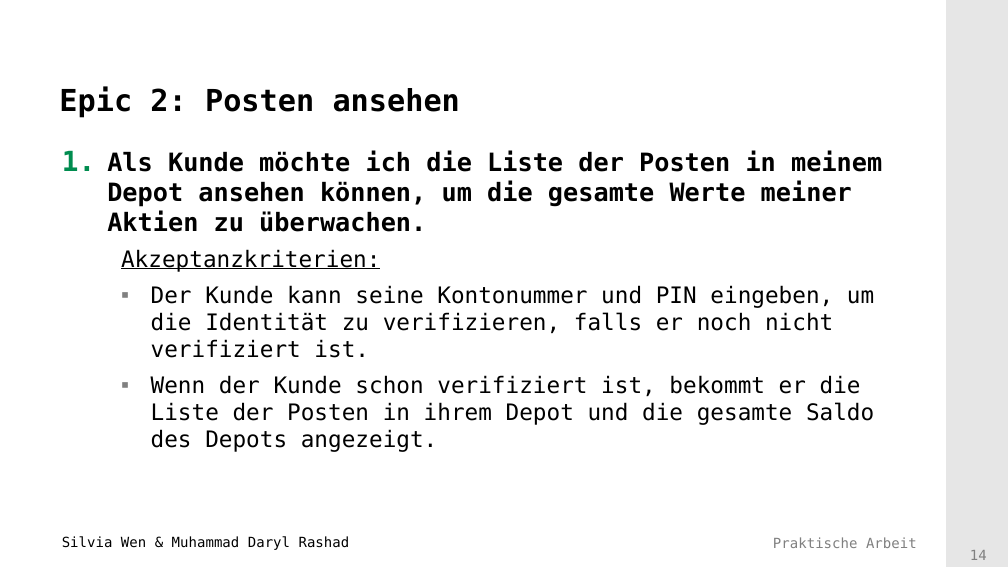
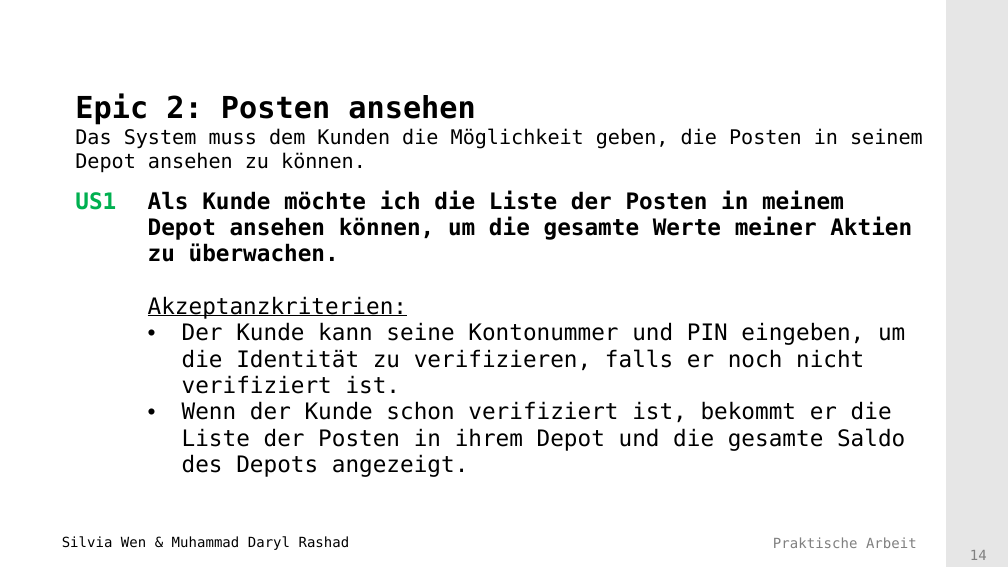
Before and after one commit to Mufasaxi/SimpleBank, a slide deck: slide 14 of Vorlage_Praesentation_2022_Subgroup_2_4_OOA.pptx. Drawn at 1008x567 pixels with LibreOffice and Linux fonts; fonts in the diff are those of the drawing; background and template pictures are left out. Boxes give left, top, right and bottom in pixels: in the first picture for what was removed or moved away, otherwise in the second. Text is boxed around its words. In the diff, an @@ line names an element or a change of style, - is before the commit and + after.

```diff
--- a/Vorlage_Praesentation_2022_Subgroup_2_4_OOA.pptx
+++ b/Vorlage_Praesentation_2022_Subgroup_2_4_OOA.pptx
@@ title at (75, 93, 923, 173): text changed; size 24 to 16 pt; bold off @@
-Epic 2: Posten ansehen
+Epic 2: Posten ansehen
+Das System muss dem Kunden die Möglichkeit geben, die Posten in seinem Depot ansehen zu können.
@@ text removed at (107, 150, 882, 452) @@
-1. Als Kunde möchte ich die Liste der Posten in meinem Depot ansehen können, um die gesamte Werte meiner Aktien zu überwachen.
-    Akzeptanzkriterien:
-    ▪ Der Kunde kann seine Kontonummer und PIN eingeben, um die Identität zu verifizieren, falls er noch nicht verifiziert ist.
-    ▪ Wenn der Kunde schon verifiziert ist, bekommt er die Liste der Posten in ihrem Depot und die gesamte Saldo des Depots angezeigt.
@@ table added at (66, 184, 925, 481), 1 rows, 2 columns @@
+US1 | Als Kunde möchte ich die Liste der Posten in meinem Depot ansehen können, um die gesamte Werte meiner Aktien zu überwachen. / Akzeptanzkriterien: / Der Kunde kann seine Kontonummer und PIN eingeben, um die Identität zu verifizieren, falls er noch nicht verifiziert ist. / Wenn der Kunde schon verifiziert ist, bekommt er die Liste der Posten in ihrem Depot und die gesamte Saldo des Depots angezeigt.
```
Also in this commit, not shown: 3 other slides changed.
